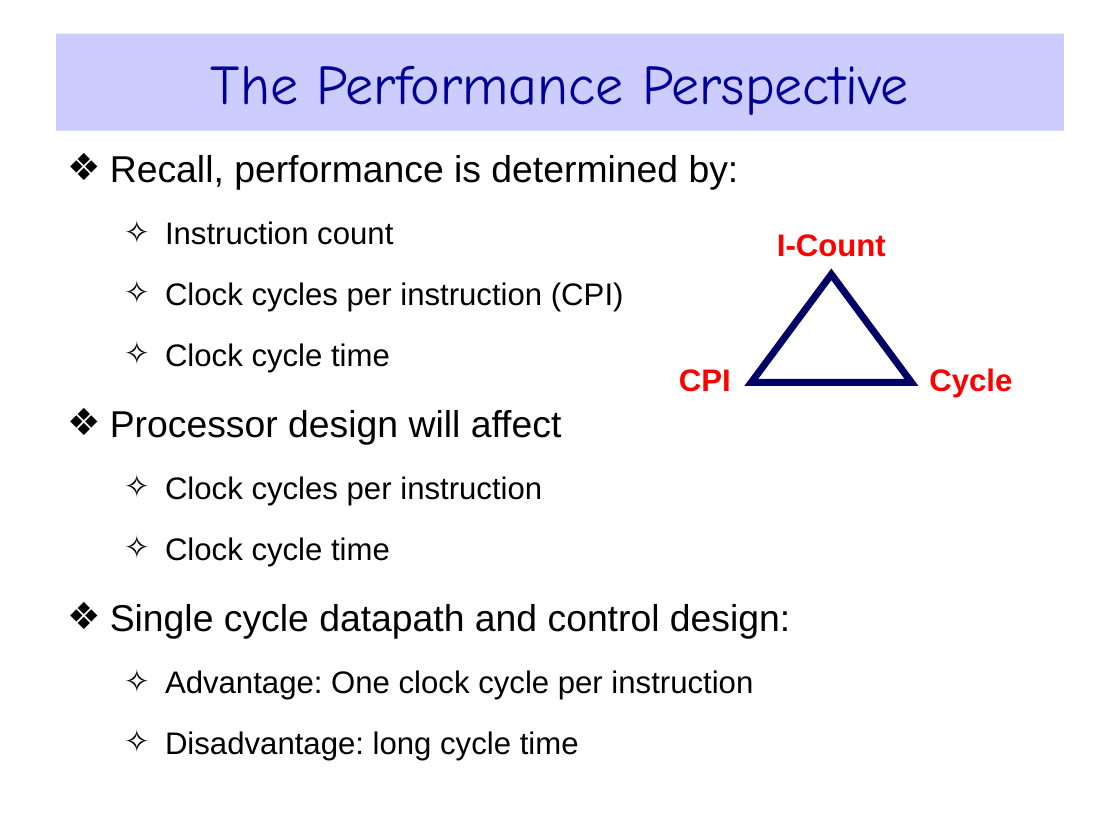
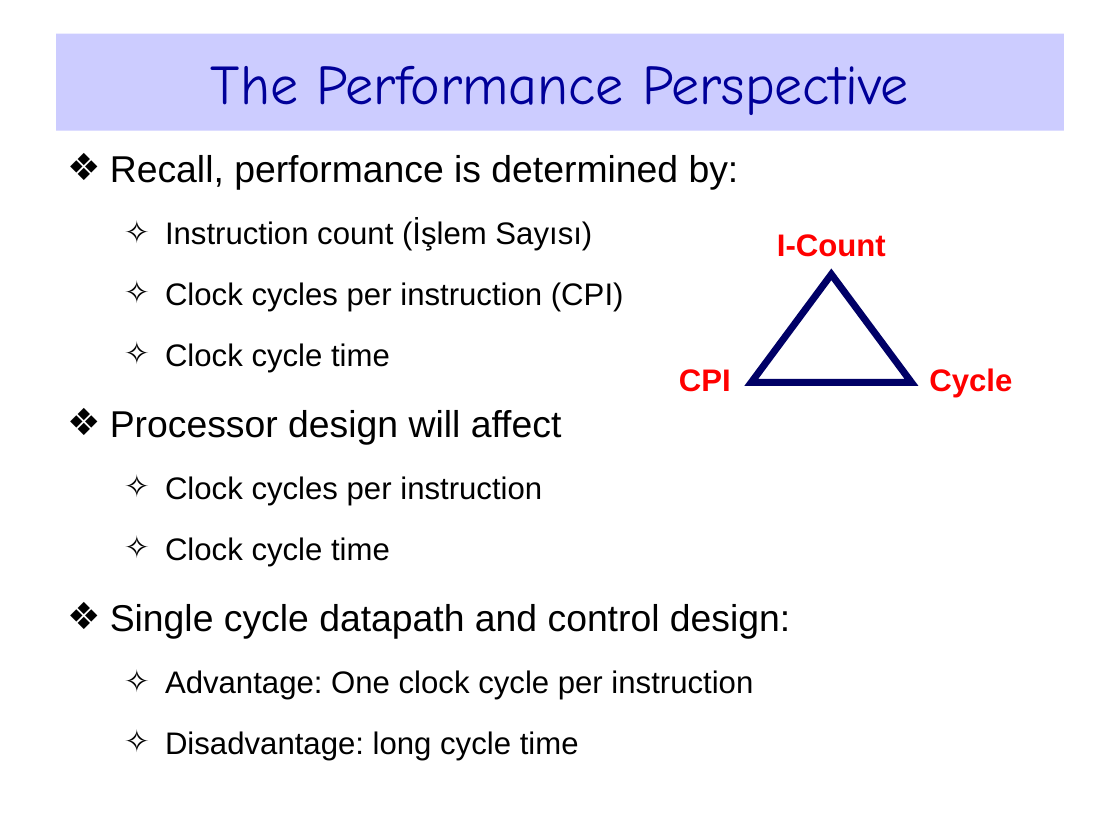
Before and after one commit to afozbek/2019-Bahar, a slide deck: slide 3 of Bilgisayar-Mimarisi-Slaytlar/Bolum_4_SingleCycleProcessor.ppt. Drawn at 1120x840 pixels with LibreOffice and Linux fonts; fonts in the diff are those of the drawing. Boxes give left, top, right and bottom in pixels: in the first picture for what was removed or moved away, otherwise in the second. Text is boxed around its words. In the diff, an @@ line names an element or a change of style, - is before the commit and + after.

```diff
--- a/Bilgisayar-Mimarisi-Slaytlar/Bolum_4_SingleCycleProcessor.ppt
+++ b/Bilgisayar-Mimarisi-Slaytlar/Bolum_4_SingleCycleProcessor.ppt
@@ text at [165,221,592,251]: text changed @@
-  ✧ Instruction count
+  ✧ Instruction count (İşlem Sayısı)
```
Also in this commit, not shown: 13 other slides changed, 3 other files.
